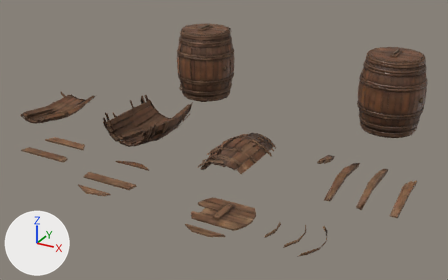
An edit to the glTF model public/assets/gen/world/models/wooden_barrels_01/wooden_barrels_01.glb, drawn before and after from the same camera.
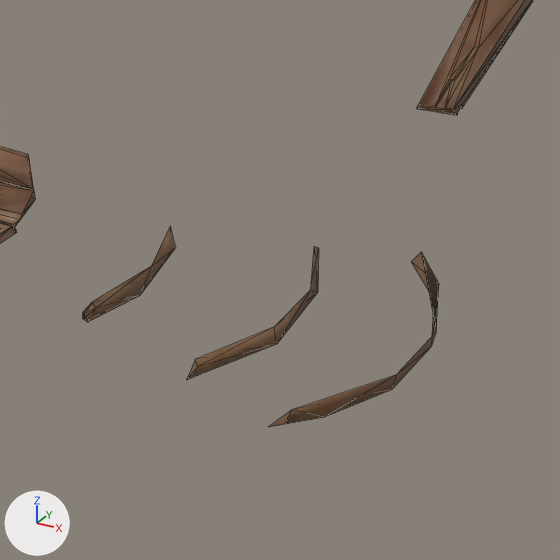
The first picture shows the older version from a 50 mm camera at (3.01, -5.14, 2.74) aimed at (0.08, 0.19, 0.08). The close-ups show the older and then the newer version on the part from 56% to 78% of the width and 65% to 100% of the height of that picture. Only the edits that show in the close-ups are written down. Lighting does not change. The marker at lower left points along +X, +Y and +Z. The close-ups show mesh edges as thin lines. Where no turn or scale is listed for an object, it has been applied to the vertices. Vertices at exactly the same position are counted once.

Objects in the first close-up: 'wooden_barrels_01_piece01'.
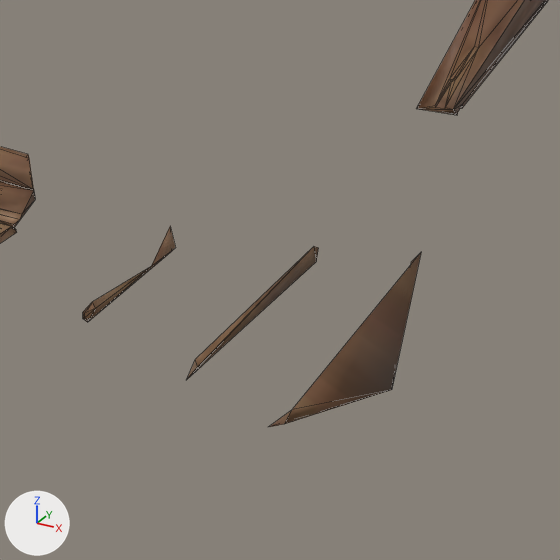
Where the newer file only moved an object's origin or applied its transform, the numbers keep the older frame.

Pixel boxes [x1, y1, x2, y2] of what changed, in the close-ups (560 x 560 px):
'wooden_barrels_01_piece01', reshaped
    before: [0, 0, 533, 427]
    after: [0, 0, 548, 427]
part 1 of me_plane_026, deleted
    before: [88, 246, 439, 426]

Patch to the scene script:
```diff
--- a/public/assets/gen/world/models/wooden_barrels_01/wooden_barrels_01.glb.py
+++ b/public/assets/gen/world/models/wooden_barrels_01/wooden_barrels_01.glb.py
@@ me_plane_026 @@
 # used by ob_wooden_barrels_01_piece01; location = (-0.113, -0.466, 0.156)
-me_plane_026.from_pydata(...)  # 1543 vertices, 2582 faces; spans x -2.22..2.22, y -0.94..0.94, z -0.2..0.2
+me_plane_026.from_pydata(...)  # 1260 vertices, 2065 faces; spans x -2.22..2.22, y -0.94..0.94, z -0.2..0.2
+# me_plane_026 part 1: 11 vertices removed from x 1.38..1.8, y -0.79..-0.43, z -0.17..-0.14
+# other edits to the shape of me_plane_026 do not show in these pictures
 me_plane_026.materials.append(mat_wooden_barrels_01_pieces)
```
